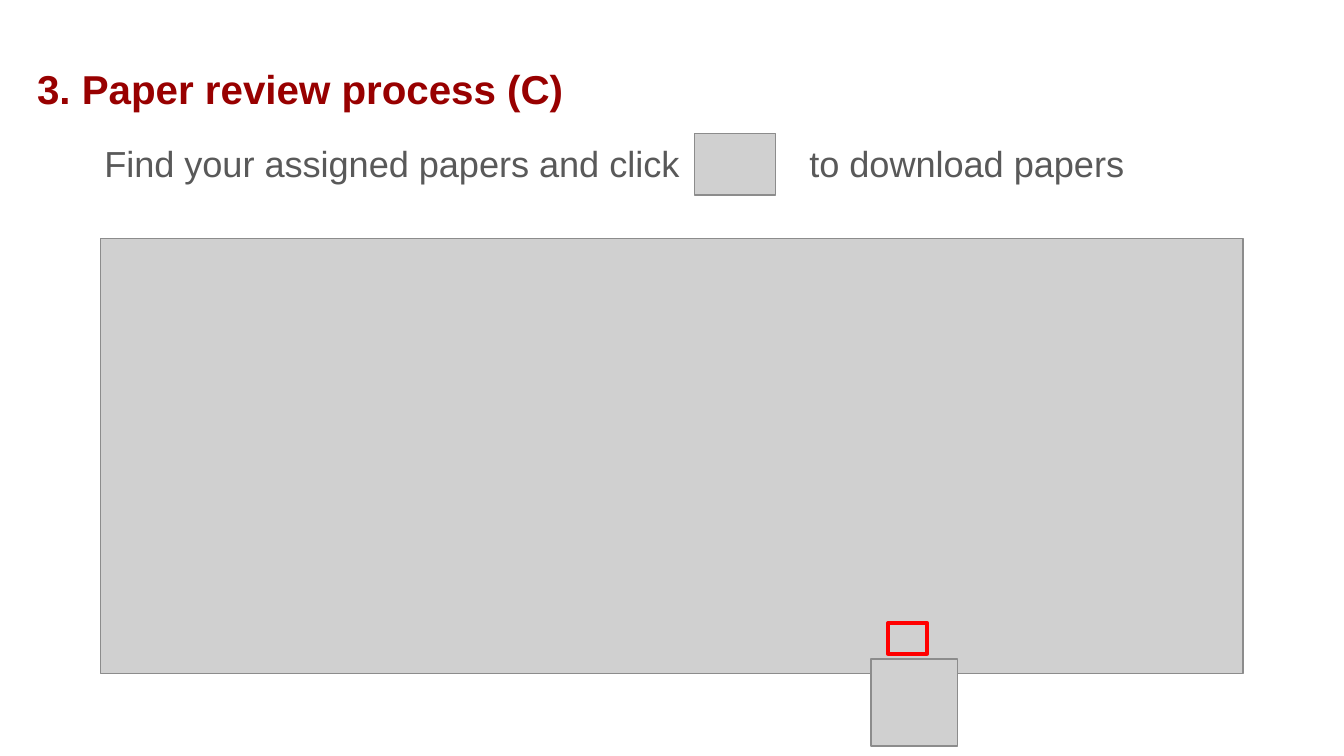
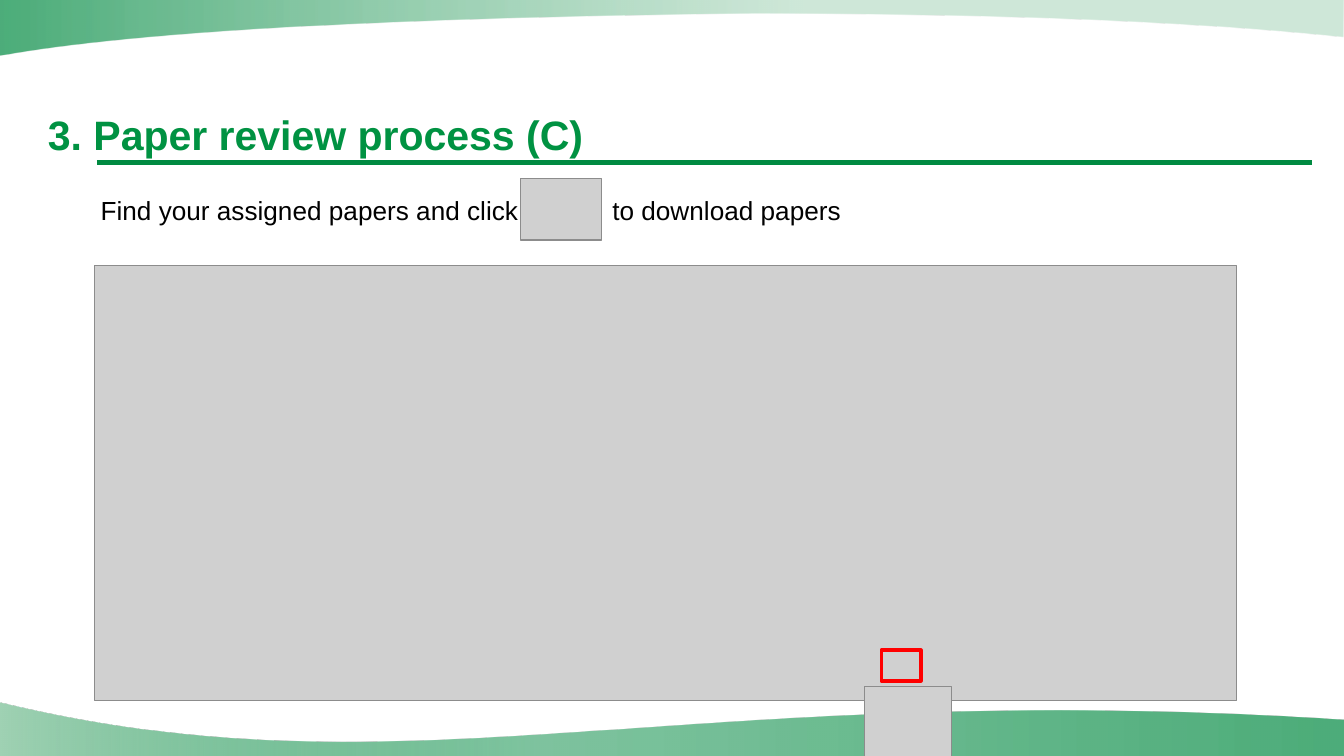
Before and after one commit to UV2026/Email-CFP, a slide deck: slide 14 of Instructions/PPT/Instructions for UV2026 Paper Review & Assignment on EasyChair (Session Chair)[UV2026].pptx. Drawn at 1344x756 pixels with LibreOffice and Linux fonts; fonts in the diff are those of the drawing; grey boxes stand for pictures; background and template pictures are left out. Boxes give left, top, right and bottom in pixels: in the first picture for what was removed or moved away, otherwise in the second. Text is boxed around its words. In the diff, an @@ line names an element or a change of style, - is before the commit and + after.

```diff
--- a/Instructions/PPT/Instructions for UV2026 Paper Review & Assignment on EasyChair (Session Chair)[UV2026].pptx
+++ b/Instructions/PPT/Instructions for UV2026 Paper Review & Assignment on EasyChair (Session Chair)[UV2026].pptx
@@ freeform shape added at (0, 0, 1343, 55), fill gradient #008A41 to #A0D2B4 @@
@@ text at (37, 74, 563, 112): paragraph removed @@
-3. Paper review process (C)
@@ text added at (48, 120, 583, 158), 22 pt, text #009242, bold @@
+3. Paper review process (C)
@@ line added from (97, 163) to (1313, 163), #008A41 2.5 pt @@
@@ picture: place and size @@
-picture at (695, 133, 775, 195)
+picture at (520, 179, 601, 241)
@@ text "Find your assigned papers and ...": place and size @@
-text "Find your assigned papers and ..." at (37, 74, 1124, 184)
+text "Find your assigned papers and ..." at (101, 201, 841, 226)
@@ text "Find your assigned papers and ..." at (101, 201, 841, 226): size 19.4 to 14 pt, text colour #595959 to #000000; indent changed; line spacing 1.15 to 1; less space between paragraphs @@
@@ picture: place and size @@
-picture at (101, 238, 1243, 673)
+picture at (94, 265, 1236, 700)
@@ rectangle: place and size @@
-rectangle at (888, 624, 927, 655)
+rectangle at (882, 650, 921, 681)
@@ picture: place and size @@
-picture at (871, 659, 958, 746)
+picture at (864, 687, 952, 756)
@@ freeform shape added at (0, 703, 1344, 756), fill gradient #008A41 to #A0D2B4 @@
```
Also in this commit, not shown: 21 other slides changed, 7 other files.
